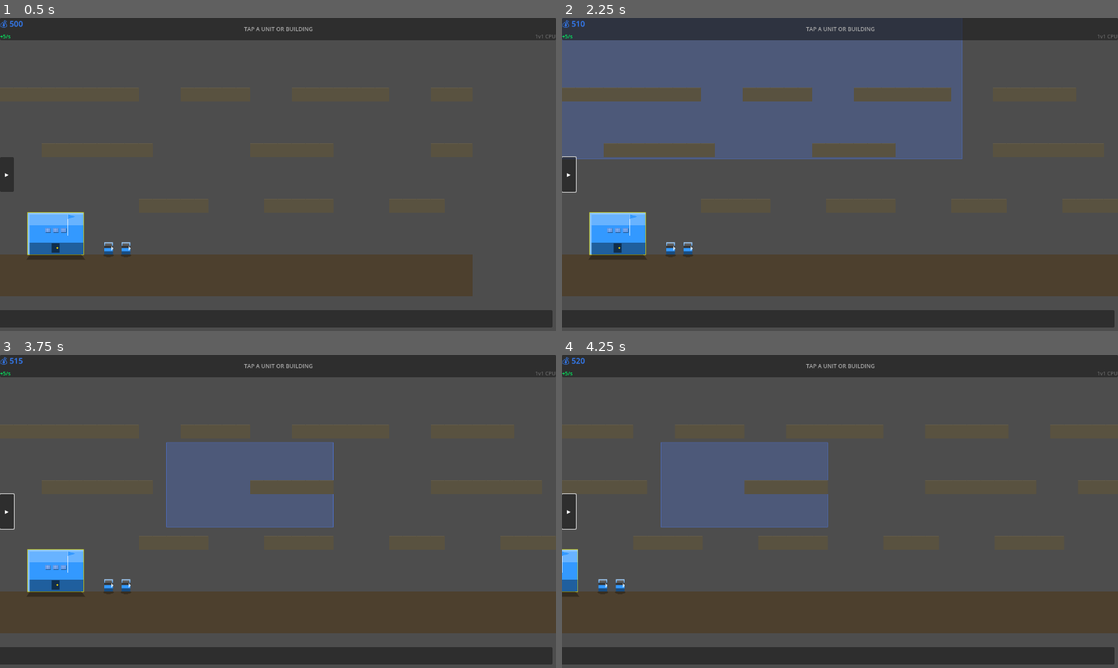
Above: before the commit, frames 1-4 (two rows, left to right).
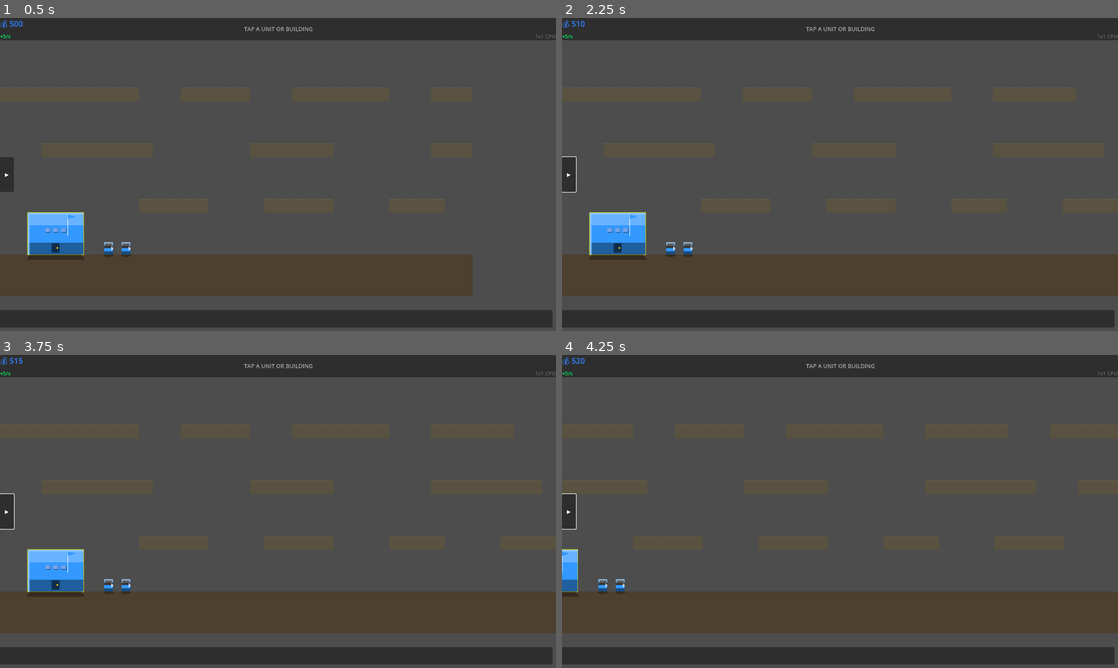
Above: after the commit, the same moments.

Repository: infinitybiscuit/fortress-command
Game: Godot game, scene res://scenes/game/game_scene.tscn
The game is run twice, just before and just after one commit, with the same random seed, the same clock (stepped at 60 frames per second) and the same inputs.
Inputs (mouse positions are in pixels of both pictures, inside the frame that each line leads up to):
- Up to frame 1 (0.5 s): no input
- Up to frame 2 (2.25 s): click "▸" at 0.5 s; click "✕" at 1.25 s; tap A at 2 s; move the mouse to (962, 158) at 2.02 s; hold Right (ui_right) from 2.03 s (still down); click (962, 158) at 2.17 s
- Up to frame 3 (3.75 s): release Right (ui_right) at 2.75 s; tap A at 2.75, 3.5 s; drag from (166, 527) to (250, 574) at 2.77 s; move the mouse to (333, 442) at 3.52 s; hold Right (ui_right) from 3.53 s (still down); click (333, 442) at 3.67 s
- Up to frame 4 (4.25 s): keep holding Right (ui_right)

Frame 1 is identical in both runs. In frame 2, 23% of the frame differs, in the area x 0-72%, y 0-46%; in frame 3, 7.6%; in frame 4, 7.6%.
Error before the commit: Invalid call. Nonexistent function 'has' in base 'CharacterBody2D (Unit)'. (res://scripts/game/game_scene.gd:179)

Commit message:
fix: Object.has() → Object.get() != null ternary, add button_mask guard
- .has() is Dictionary-only; replace with .get() != null ternary
  on Node/Unit references (Object._get() accesses properties by string)
- Add button_mask check in _input() so drag-select only activates
  when left mouse button is actively held, not on stray motion events

Diff:
--- a/godot/scripts/entities/unit.gd
+++ b/godot/scripts/entities/unit.gd
@@ -307,7 +307,7 @@
 
 	# Check range
 	var distance: float = global_position.distance_to(attack_target_ref.global_position)
-	print("FIRE: ", unit_type, " -> ", attack_target_ref.get("unit_type") if attack_target_ref.has("unit_type") else "??", " range=", distance, " attack_range=", attack_range, " cooldown=", attack_cooldown_timer)
+	print("FIRE: ", unit_type, " -> ", attack_target_ref.get("unit_type"), " range=", distance, " attack_range=", attack_range, " cooldown=", attack_cooldown_timer)
 	if distance <= attack_range:
 		# Damage is applied by the spawned projectile on impact
 		attack_fired.emit(attack_target_ref, attack_damage)
--- a/godot/scripts/game/game_scene.gd
+++ b/godot/scripts/game/game_scene.gd
@@ -176,13 +176,13 @@
 				best_dist = d
 				best_target = enemy
 
-	print("AI(", player_idx, "): ai_units=", ai_units.size(), " enemies=", enemies.size(), " best_target=", best_target.get("unit_type") if best_target.has("unit_type") else best_target.get("building_type") if best_target.has("building_type") else "??", " dist=", best_dist)
+	print("AI(", player_idx, "): ai_units=", ai_units.size(), " enemies=", enemies.size(), " best_target=", best_target.get("unit_type") if best_target.get("unit_type") != null else best_target.get("building_type"), " dist=", best_dist)
 	if best_target != null and best_dist < 800.0:
 		for ai_unit in ai_units:
 			if not is_instance_valid(ai_unit):
 				continue
 			if ai_unit.current_state != ai_unit.State.DEAD:
-				print("AI(", player_idx, "): ordering attack from ", ai_unit.unit_type, " -> ", best_target.get("unit_type") if best_target.has("unit_type") else best_target.get("building_type") if best_target.has("building_type") else "??")
+				print("AI(", player_idx, "): ordering attack from ", ai_unit.unit_type, " -> ", best_target.get("unit_type") if best_target.get("unit_type") != null else best_target.get("building_type"))
 				ai_unit.attack_target(best_target)
 
 ## ── Game Mode Setup ──────────────────────────────────────────────────────────────
@@ -347,7 +347,7 @@
 func _on_attacker_fired(target: Node, damage: float, shooter: Node) -> void:
 	if not is_instance_valid(shooter) or not is_instance_valid(target):
 		return
-	print("SPAWN_PROJECTILE: from=", shooter.get("unit_type") if shooter.has("unit_type") else "???", " -> target=", target.get("unit_type") if target.has("unit_type") else target.get("building_type") if target.has("building_type") else "???", " dmg=", damage)
+	print("SPAWN_PROJECTILE: from=", shooter.get("unit_type"), " -> target=", target.get("unit_type") if target.get("unit_type") != null else target.get("building_type"), " dmg=", damage)
 	var from_pos: Vector2 = shooter.global_position
 	# Units originate at their feet; lift the muzzle toward the body centre
 	if shooter is CharacterBody2D:
@@ -536,6 +536,9 @@
 func _input(event: InputEvent) -> void:
 	if not (event is InputEventMouseMotion):
 		return
+	# Reject motion events where the left button is not held
+	if not (event.button_mask & MOUSE_BUTTON_LEFT):
+		return
 	var world_pos: Vector2 = get_global_mouse_position()
 	var dist: float = world_pos.distance_to(_drag_start)
 	if dist >= _DRAG_MIN_DISTANCE:
